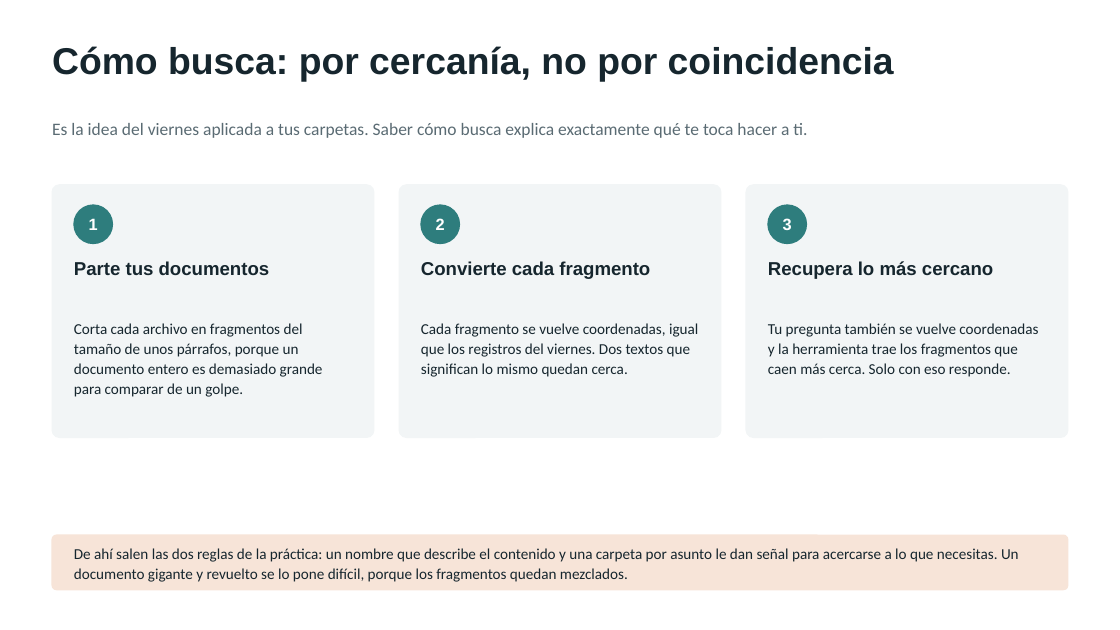
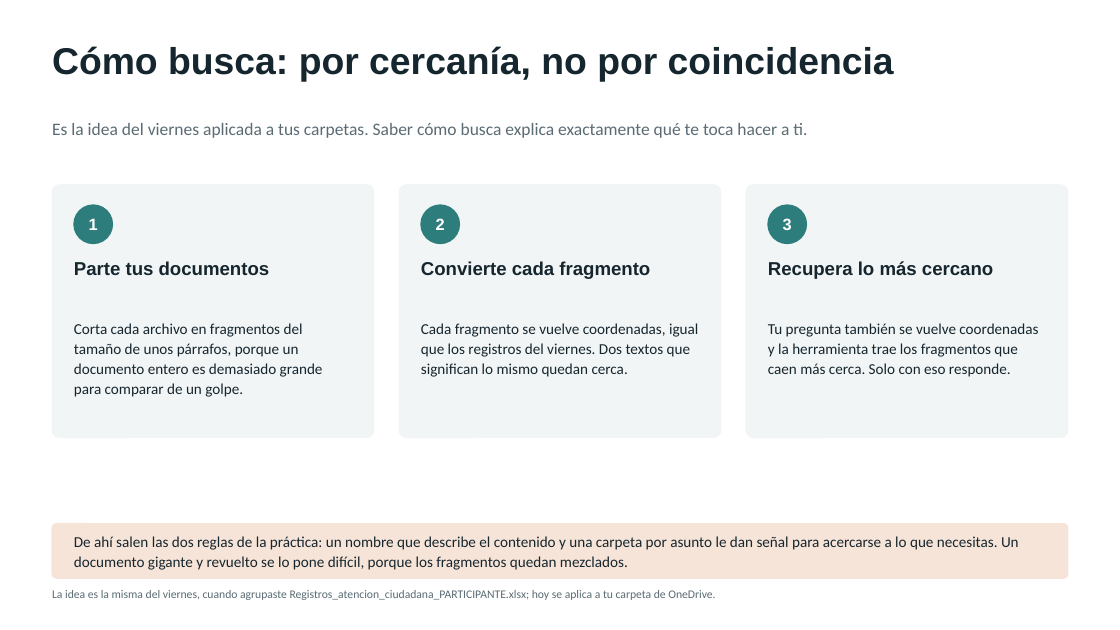
Before and after one commit to marvtrejo/curso-inegi-gen-ai, a slide deck: slide 16 of sesion-05/Sesion_05_Ecosistema_Herramientas.pptx. Drawn at 1120x630 pixels with LibreOffice and Linux fonts; fonts in the diff are those of the drawing. Boxes give left, top, right and bottom in pixels: in the first picture for what was removed or moved away, otherwise in the second. Text is boxed around its words. In the diff, an @@ line names an element or a change of style, - is before the commit and + after.

```diff
--- a/sesion-05/Sesion_05_Ecosistema_Herramientas.pptx
+++ b/sesion-05/Sesion_05_Ecosistema_Herramientas.pptx
@@ rounded rectangle: place and size @@
-rounded rectangle at <box>52,535,1068,590</box>
+rounded rectangle at <box>52,523,1068,578</box>
@@ text "De ahí salen las dos ...": place and size @@
-text "De ahí salen las dos ..." at <box>74,548,1019,582</box>
+text "De ahí salen las dos ..." at <box>74,536,1019,570</box>
@@ text added at <box>52,590,715,600</box>, 10 pt, text #5A6B73 @@
+La idea es la misma del viernes, cuando agrupaste Registros_atencion_ciudadana_PARTICIPANTE.xlsx; hoy se aplica a tu carpeta de OneDrive.
```
Also in this commit, not shown: 2 other files.
